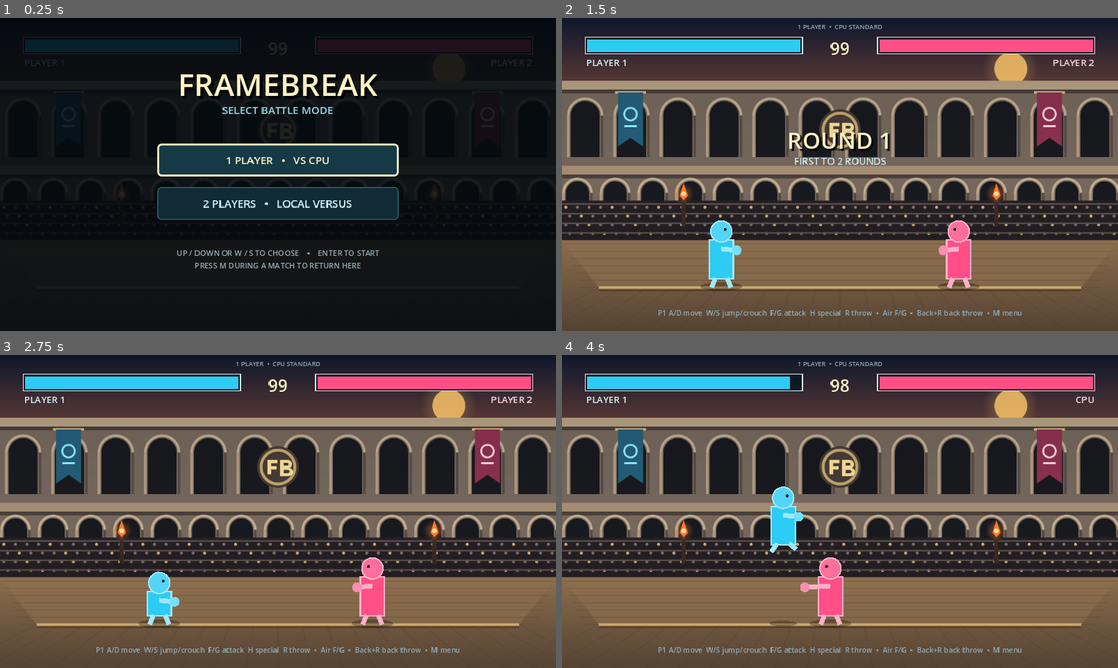
Above: before the commit, frames 1-4 (two rows, left to right).
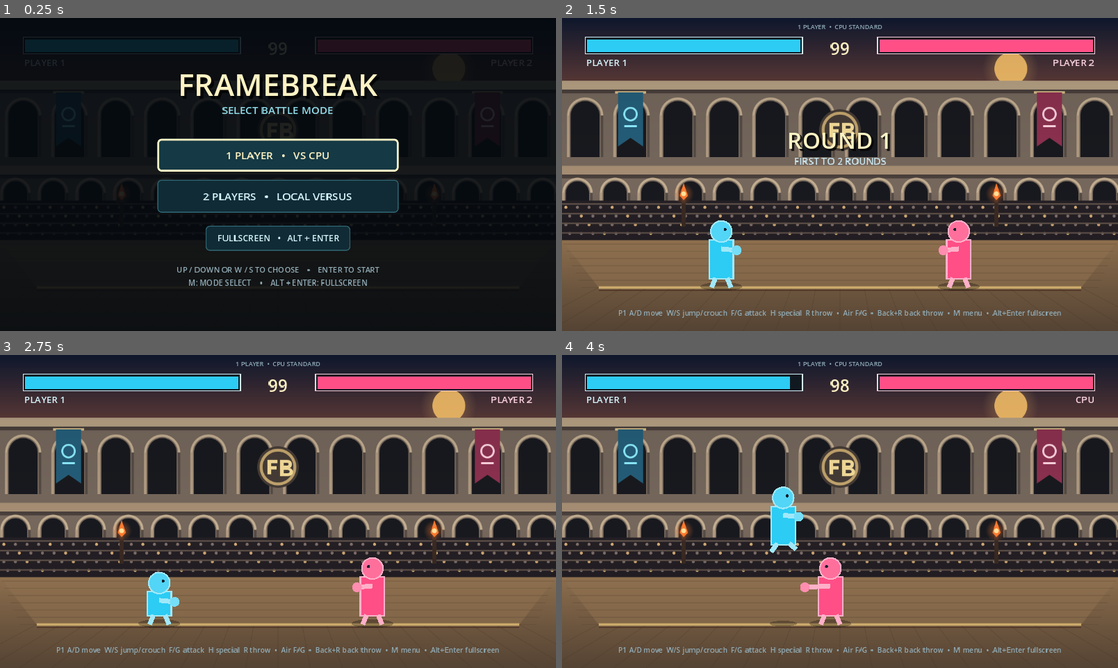
Above: after the commit, the same moments.

Repository: Hikki0608/Fighting-game
Game: Godot game, scene res://scenes/main.tscn
The game is run twice, just before and just after one commit, with the same random seed, the same clock (stepped at 60 frames per second) and the same inputs.
Inputs (mouse positions are in pixels of both pictures, inside the frame that each line leads up to):
- Up to frame 1 (0.25 s): no input
- Up to frame 2 (1.5 s): click "1 PLAYER • VS CPU" at 0.5 s; tap Enter at 1.25, 1.35 s; move the mouse to (962, 158) at 1.27 s; hold D from 1.28 s (still down); click (962, 158) at 1.42 s
- Up to frame 3 (2.75 s): tap Space at 1.52, 2, 2.27 s; move the mouse to (166, 527) at 2.02 s; release D at 2.03 s; hold S from 2.03 s (still down); tap Enter at 2.1 s
- Up to frame 4 (4 s): move the mouse to (895, 442) at 2.77 s; release S at 2.78 s; hold D 2.78-3.53 s; hold F 2.78-3.53 s; tap Enter at 3.05, 3.8 s; move the mouse to (812, 574) at 3.52 s; hold W from 3.53 s (still down); tap G at 3.6 s; click (812, 574) at 3.67 s; tap Space at 3.77 s

The runs differ from the first frame. In frame 1, 8.4% of the frame differs, in the area x 28-72%, y 38-86%; in frame 2, 0.7%; in frame 3, 0.7%; in frame 4, 0.7%.

Commit message:
feat: add fullscreen support

Diff:
--- a/scripts/main.gd
+++ b/scripts/main.gd
@@ -8,6 +8,90 @@
 const ROUNDS_TO_WIN := 2
 const MODE_SOLO: StringName = &"solo"
 const MODE_VERSUS: StringName = &"versus"
+const WEB_FULLSCREEN_HELPER := """
+(() => {
+	const helperName = "FramebreakFullscreen";
+	if (window[helperName]) return;
+
+	const canvas = document.getElementById("canvas");
+	if (!canvas) {
+		console.warn("Framebreak: the game canvas was not found.");
+		return;
+	}
+
+	const originalCanvasStyle = canvas.getAttribute("style");
+	const originalBodyStyle = document.body.getAttribute("style");
+	const fullscreenElement = () => document.fullscreenElement || document.webkitFullscreenElement;
+	const restoreStyle = (element, style) => {
+		if (style === null) element.removeAttribute("style");
+		else element.setAttribute("style", style);
+	};
+	const fitCanvas = () => {
+		if (!fullscreenElement()) return;
+		const aspectRatio = 16 / 9;
+		let width = window.innerWidth;
+		let height = width / aspectRatio;
+		if (height > window.innerHeight) {
+			height = window.innerHeight;
+			width = height * aspectRatio;
+		}
+		Object.assign(document.body.style, {
+			margin: "0",
+			overflow: "hidden",
+			background: "#000"
+		});
+		Object.assign(canvas.style, {
+			position: "fixed",
+			left: "50%",
+			top: "50%",
+			transform: "translate(-50%, -50%)",
+			width: `${Math.floor(width)}px`,
+			height: `${Math.floor(height)}px`,
+			maxWidth: "none",
+			maxHeight: "none"
+		});
+	};
+	const syncCanvas = () => {
+		if (fullscreenElement()) fitCanvas();
+		else {
+			restoreStyle(canvas, originalCanvasStyle);
+			restoreStyle(document.body, originalBodyStyle);
+		}
+	};
+	const toggle = () => {
+		if (fullscreenElement()) {
+			const exitFullscreen = document.exitFullscreen || document.webkitExitFullscreen;
+			if (exitFullscreen) {
+				const result = exitFullscreen.call(document);
+				if (result && result.catch) result.catch((error) => console.warn("Framebreak: could not exit fullscreen.", error));
+			}
+			return;
+		}
+
+		const target = document.documentElement;
+		const requestFullscreen = target.requestFullscreen || target.webkitRequestFullscreen;
+		if (!requestFullscreen) {
+			console.warn("Framebreak: fullscreen is not supported by this browser.");
+			return;
+		}
+		try {
+			const result = requestFullscreen.call(target);
+			if (result && result.catch) result.catch((error) => console.warn("Framebreak: fullscreen request was rejected.", error));
+		} catch (error) {
+			console.warn("Framebreak: fullscreen request failed.", error);
+		}
+	};
+
+	window[helperName] = Object.freeze({
+		toggle,
+		isActive: () => Boolean(fullscreenElement()),
+		fit: fitCanvas
+	});
+	document.addEventListener("fullscreenchange", syncCanvas);
+	document.addEventListener("webkitfullscreenchange", syncCanvas);
+	window.addEventListener("resize", fitCanvas);
+})();
+"""
 
 var fighters: Array[Fighter] = []
 var wins := [0, 0]
@@ -35,6 +119,7 @@
 var menu_layer: CanvasLayer
 var solo_button: Button
 var versus_button: Button
+var fullscreen_button: Button
 var last_drawn_p1_health := -1
 var last_drawn_p2_health := -1
 var last_drawn_timer := -1
@@ -50,8 +135,54 @@
 	_create_fighters()
 	_create_ui()
 	_create_mode_menu()
+	_initialize_fullscreen_support()
 	_show_mode_menu()
 	_request_hud_redraw()
+
+
+func _input(event: InputEvent) -> void:
+	var key_event := event as InputEventKey
+	if key_event == null or not _is_fullscreen_shortcut(key_event):
+		return
+	# Keep the menu's Enter polling from also starting a match on this frame.
+	meta_key_state[KEY_ENTER] = true
+	_toggle_fullscreen()
+	get_viewport().set_input_as_handled()
+
+
+func _is_fullscreen_shortcut(event: InputEventKey) -> bool:
+	return (
+		event.pressed
+		and not event.echo
+		and event.alt_pressed
+		and (event.keycode == KEY_ENTER or event.physical_keycode == KEY_ENTER)
+	)
+
+
+func _initialize_fullscreen_support() -> void:
+	if not OS.has_feature("web"):
+		return
+	var bridge := Engine.get_singleton("JavaScriptBridge")
+	if bridge != null:
+		bridge.call("eval", WEB_FULLSCREEN_HELPER, true)
+
+
+func _toggle_fullscreen() -> void:
+	if OS.has_feature("web"):
+		var bridge := Engine.get_singleton("JavaScriptBridge")
+		if bridge != null:
+			bridge.call("eval", "window.FramebreakFullscreen && window.FramebreakFullscreen.toggle();", true)
+		return
+
+	var mode := DisplayServer.window_get_mode()
+	var is_fullscreen := (
+		mode == DisplayServer.WINDOW_MODE_FULLSCREEN
+		or mode == DisplayServer.WINDOW_MODE_EXCLUSIVE_FULLSCREEN
+	)
+	if is_fullscreen:
+		DisplayServer.window_set_mode(DisplayServer.WINDOW_MODE_WINDOWED)
+	else:
+		DisplayServer.window_set_mode(DisplayServer.WINDOW_MODE_FULLSCREEN)
 
 
 func _create_arena_background() -> void:
@@ -157,30 +288,46 @@
 	subtitle.add_theme_color_override("font_color", Color("91ddea"))
 	menu_layer.add_child(subtitle)
 
-	solo_button = _make_mode_button("1 PLAYER   •   VS CPU", Vector2(326.0, 260.0))
-	versus_button = _make_mode_button("2 PLAYERS   •   LOCAL VERSUS", Vector2(326.0, 350.0))
+	solo_button = _make_mode_button("1 PLAYER   •   VS CPU", Vector2(326.0, 250.0))
+	versus_button = _make_mode_button("2 PLAYERS   •   LOCAL VERSUS", Vector2(326.0, 335.0))
+	fullscreen_button = _make_mode_button(
+		"FULLSCREEN   •   ALT + ENTER",
+		Vector2(426.0, 430.0),
+		Vector2(300.0, 52.0),
+		18,
+		false
+	)
 	solo_button.pressed.connect(_start_solo_mode)
 	versus_button.pressed.connect(_start_versus_mode)
+	fullscreen_button.pressed.connect(_toggle_fullscreen)
+	fullscreen_button.tooltip_text = "Toggle fullscreen (Alt + Enter)"
 	menu_layer.add_child(solo_button)
 	menu_layer.add_child(versus_button)
+	menu_layer.add_child(fullscreen_button)
 
 	var hint := Label.new()
-	hint.position = Vector2(226.0, 475.0)
+	hint.position = Vector2(226.0, 510.0)
 	hint.size = Vector2(700.0, 70.0)
 	hint.horizontal_alignment = HORIZONTAL_ALIGNMENT_CENTER
-	hint.text = "UP / DOWN OR W / S TO CHOOSE    •    ENTER TO START\nPRESS M DURING A MATCH TO RETURN HERE"
+	hint.text = "UP / DOWN OR W / S TO CHOOSE    •    ENTER TO START\nM: MODE SELECT    •    ALT + ENTER: FULLSCREEN"
 	hint.add_theme_font_size_override("font_size", 16)
 	hint.add_theme_color_override("font_color", Color("91acb7"))
 	menu_layer.add_child(hint)
 
 
-func _make_mode_button(button_text: String, button_position: Vector2) -> Button:
+func _make_mode_button(
+	button_text: String,
+	button_position: Vector2,
+	button_size: Vector2 = Vector2(500.0, 68.0),
+	font_size: int = 22,
+	focusable: bool = true
+) -> Button:
 	var button := Button.new()
 	button.position = button_position
-	button.size = Vector2(500.0, 68.0)
+	button.size = button_size
 	button.text = button_text
-	button.focus_mode = Control.FOCUS_ALL
-	button.add_theme_font_size_override("font_size", 22)
+	button.focus_mode = Control.FOCUS_ALL if focusable else Control.FOCUS_NONE
+	button.add_theme_font_size_override("font_size", font_size)
 	button.add_theme_color_override("font_color", Color("d8f7ff"))
 	button.add_theme_color_override("font_hover_color", Color("fff3c4"))
 	button.add_theme_color_override("font_focus_color", Color("fff3c4"))
@@ -507,10 +654,10 @@
 	_set_label_text_if_changed(subtitle_label, announcement_sub)
 	if game_mode == MODE_SOLO:
 		_set_label_text_if_changed(mode_label, "1 PLAYER  •  CPU STANDARD")
-		_set_label_text_if_changed(help_label, "P1 A/D move  W/S jump/crouch  F/G attack  H special  R throw  •  Air F/G  •  Back+R back throw  •  M menu")
+		_set_label_text_if_changed(help_label, "P1 A/D move  W/S jump/crouch  F/G attack  H special  R throw  •  Air F/G  •  Back+R back throw  •  M menu  •  Alt+Enter fullscreen")
 	else:
 		_set_label_text_if_changed(mode_label, "2 PLAYERS  •  LOCAL VERSUS")
-		_set_label_text_if_changed(help_label, "P1 A/D W/S F/G/H/R  •  P2 Arrows J/K/L/I  •  Air: light/heavy  •  Back+throw  •  M menu")
+		_set_label_text_if_changed(help_label, "P1 A/D W/S F/G/H/R  •  P2 Arrows J/K/L/I  •  Air: light/heavy  •  Back+throw  •  M menu  •  Alt+Enter fullscreen")
 	if training_visible:
 		var training_text := "FRAME DATA / HITBOX VIEW\nP1  %s\nP2  %s\nDistance: %.1f px    Enter: reset round" % [
 			fighters[0].frame_data_text(),
